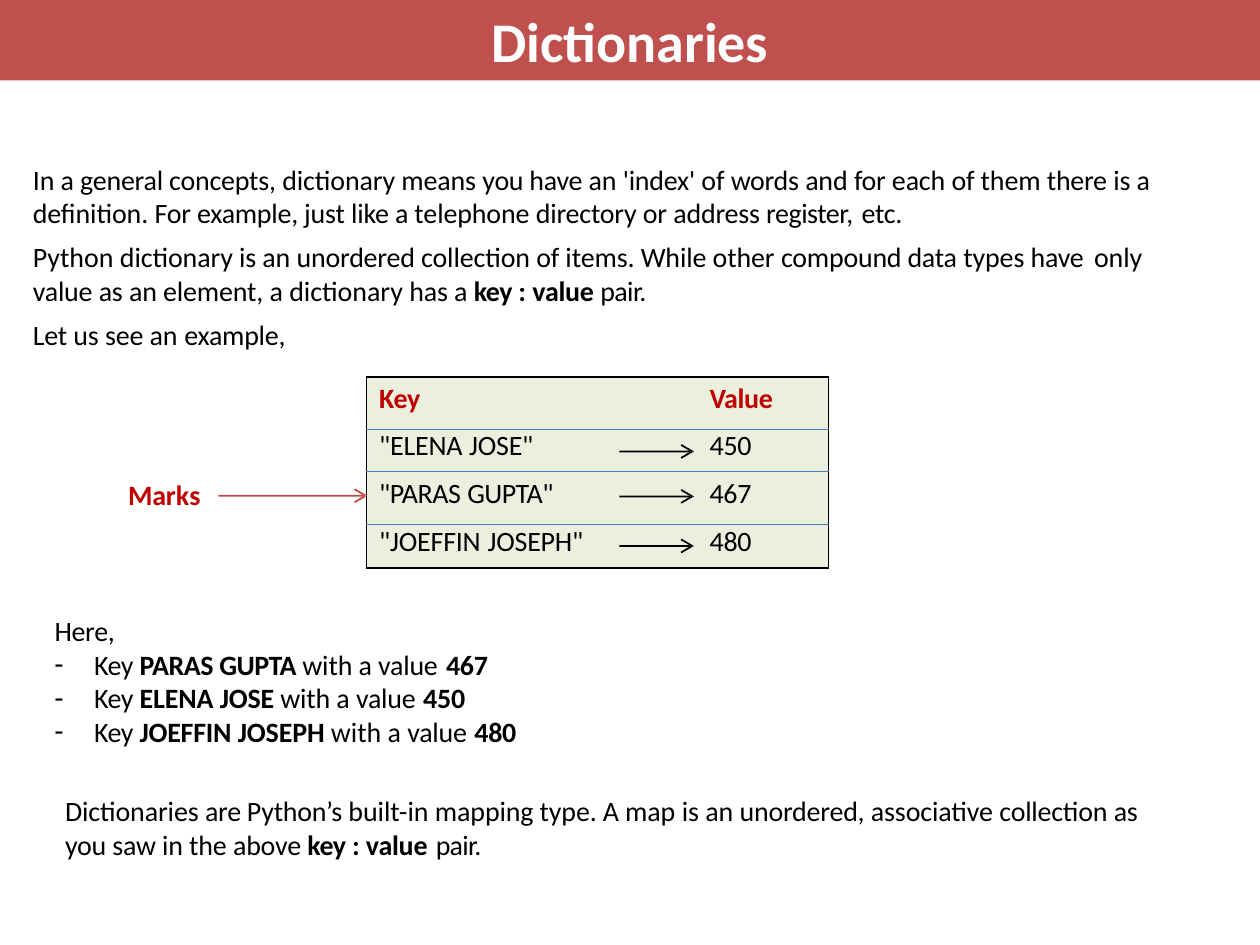
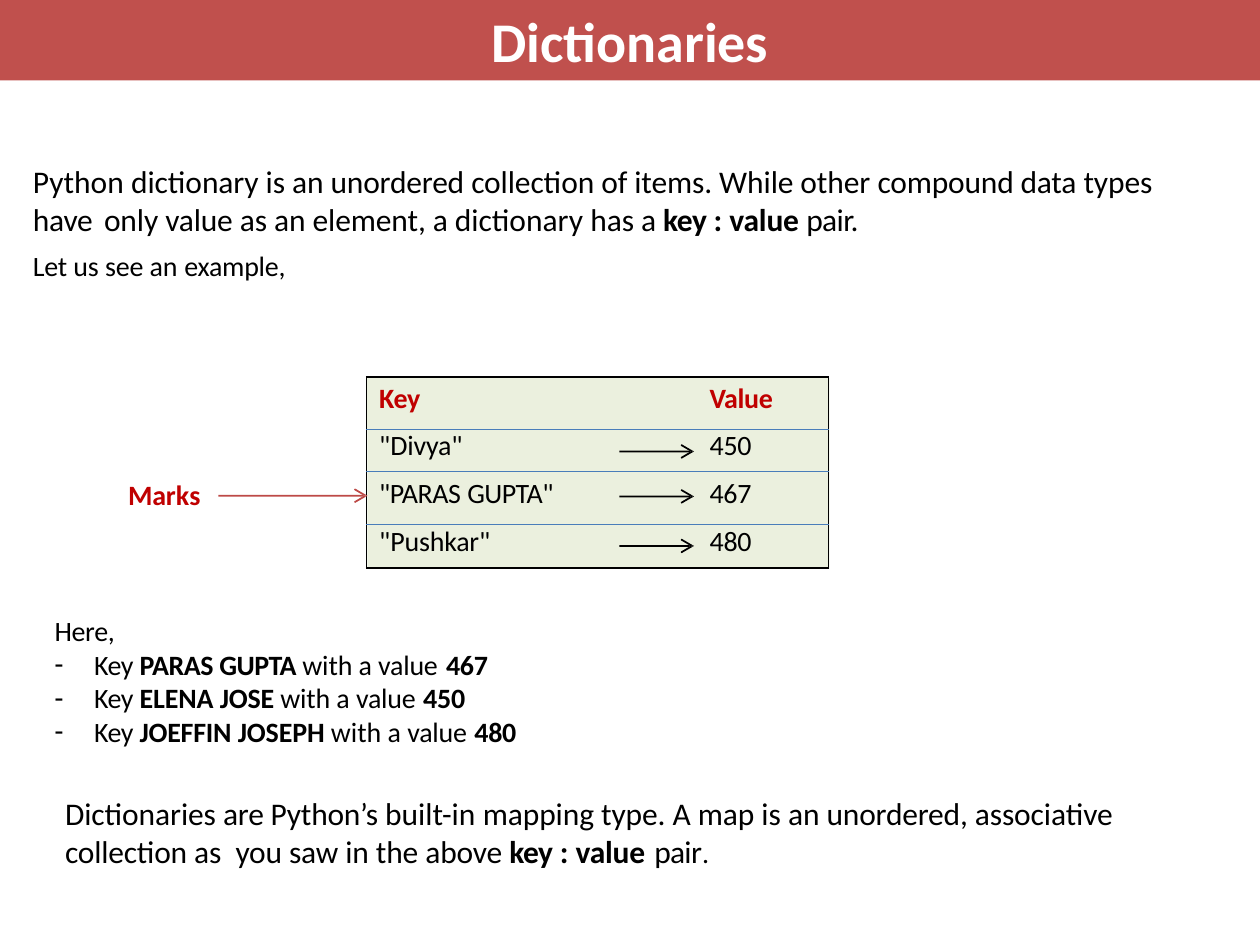
Before and after one commit to davcpscn/XI, a slide deck: slide 1 of Presentations/Dictionary.pptx. Drawn at 1260x945 pixels with LibreOffice and Linux fonts; fonts in the diff are those of the drawing. Boxes give left, top, right and bottom in pixels: in the first picture for what was removed or moved away, otherwise in the second. Text is boxed around its words. In the diff, an @@ line names an element or a change of style, - is before the commit and + after.

```diff
--- a/Presentations/Dictionary.pptx
+++ b/Presentations/Dictionary.pptx
@@ text at (x1=33, y1=171, x2=1153, y2=236): text changed; size 16 to 18 pt @@
-In a general concepts, dictionary means you have an 'index' of words and for each of them there is a definition. For example, just like a telephone directory or address register, etc.
-Python dictionary is an unordered collection of items. While other compound data types have only
-value as an element, a dictionary has a key : value pair.
+Python dictionary is an unordered collection of items. While other compound data types have only value as an element, a dictionary has a key : value pair.
@@ table at (x1=367, y1=377, x2=829, y2=567) @@
@@ row 2, column 1: ""ELENA JOSE"" to ""Divya"" @@
@@ row 4, column 1: ""JOEFFIN JOSEPH"" to ""Pushkar"" @@
@@ text at (x1=65, y1=803, x2=1113, y2=868): size 16 to 18 pt in "Dictionaries are Python’s built-in mapping type. A ..." @@
```
Also in this commit, not shown: 6 other slides changed, 9 other files.
